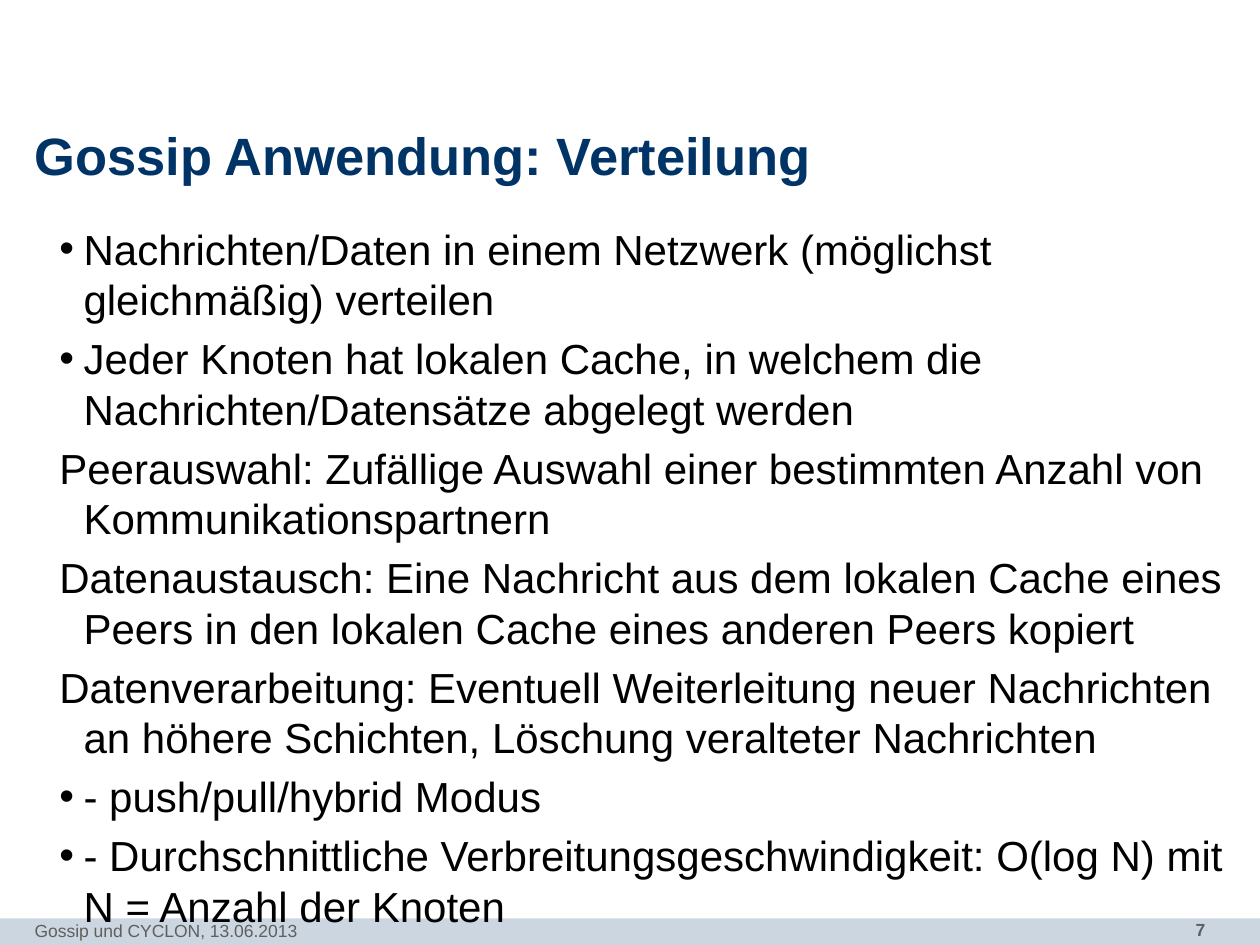
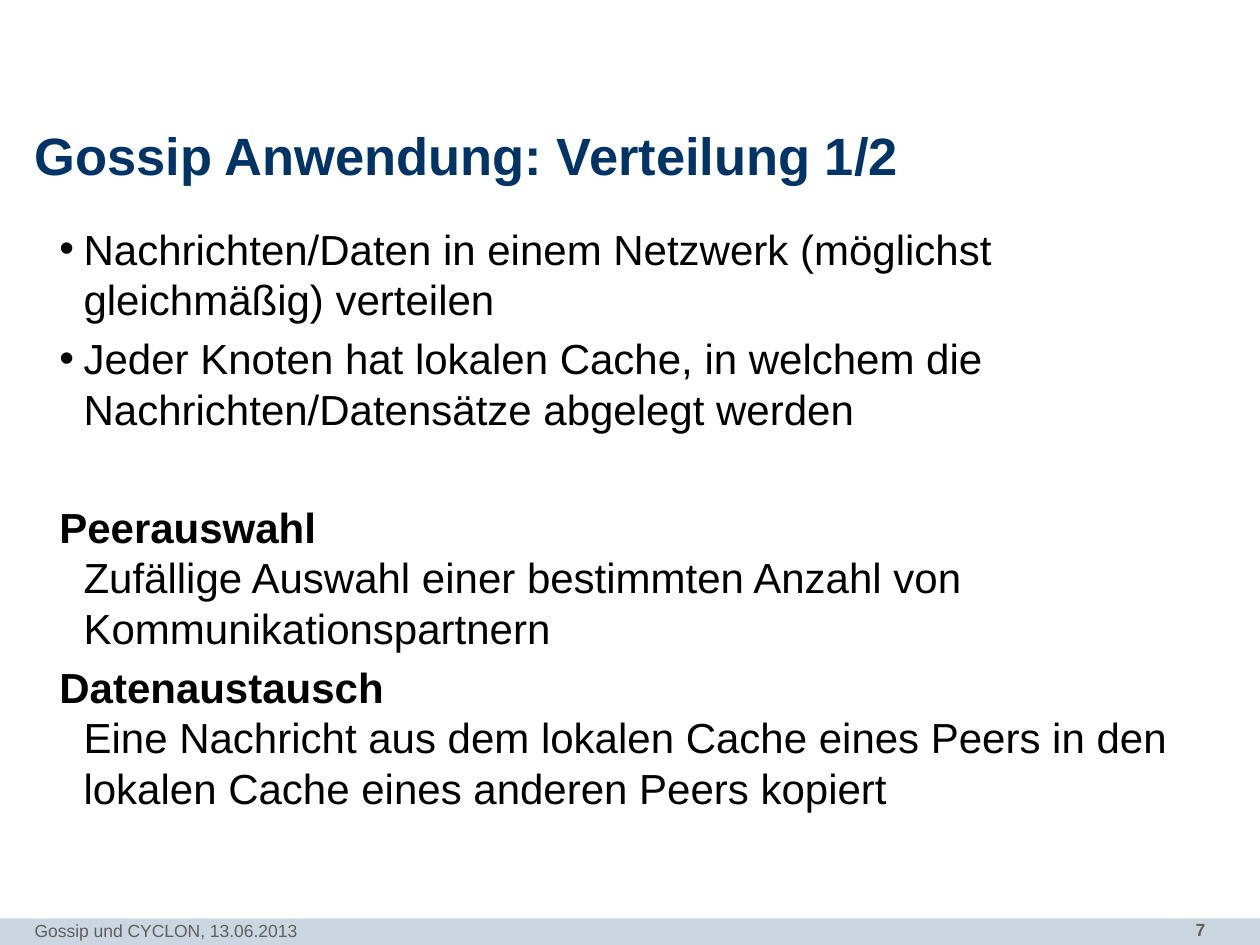
Before and after one commit to N8Fear/DistributedSystems, a slide deck: slide 7 of Vortrag/[MASTER] Präsentation.pptx. Drawn at 1260x945 pixels with LibreOffice and Linux fonts; fonts in the diff are those of the drawing; background and template pictures are left out. Boxes give left, top, right and bottom in pixels: in the first picture for what was removed or moved away, otherwise in the second. Text is boxed around its words. In the diff, an @@ line names an element or a change of style, - is before the commit and + after.

```diff
--- a/Vortrag/[MASTER] Präsentation.pptx
+++ b/Vortrag/[MASTER] Präsentation.pptx
@@ title at (x1=35, y1=137, x2=898, y2=186): text changed @@
-Gossip Anwendung: Verteilung
+Gossip Anwendung: Verteilung 1/2
@@ text at (x1=59, y1=512, x2=1167, y2=812): text changed @@
-  Peerauswahl: Zufällige Auswahl einer bestimmten Anzahl von Kommunikationspartnern
-  Datenaustausch: Eine Nachricht aus dem lokalen Cache eines Peers in den lokalen Cache eines anderen Peers kopiert
-  Datenverarbeitung: Eventuell Weiterleitung neuer Nachrichten an höhere Schichten, Löschung veralteter Nachrichten
-  • - push/pull/hybrid Modus
-  • - Durchschnittliche Verbreitungsgeschwindigkeit: O(log N) mit N = Anzahl der Knoten
+  Peerauswahl
+  Zufällige Auswahl einer bestimmten Anzahl von Kommunikationspartnern
+  Datenaustausch
+  Eine Nachricht aus dem lokalen Cache eines Peers in den lokalen Cache eines anderen Peers kopiert
```
Also in this commit, not shown: 5 other slides changed, 12 slides added, 5 other files.
